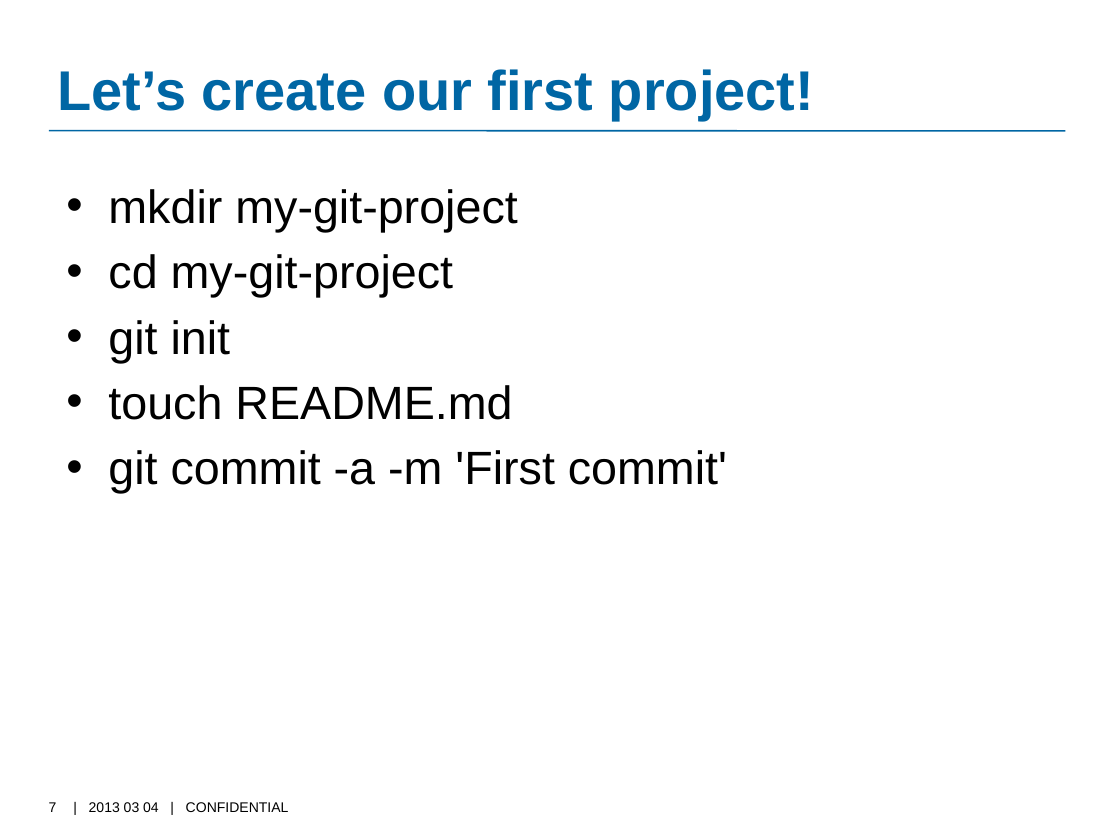
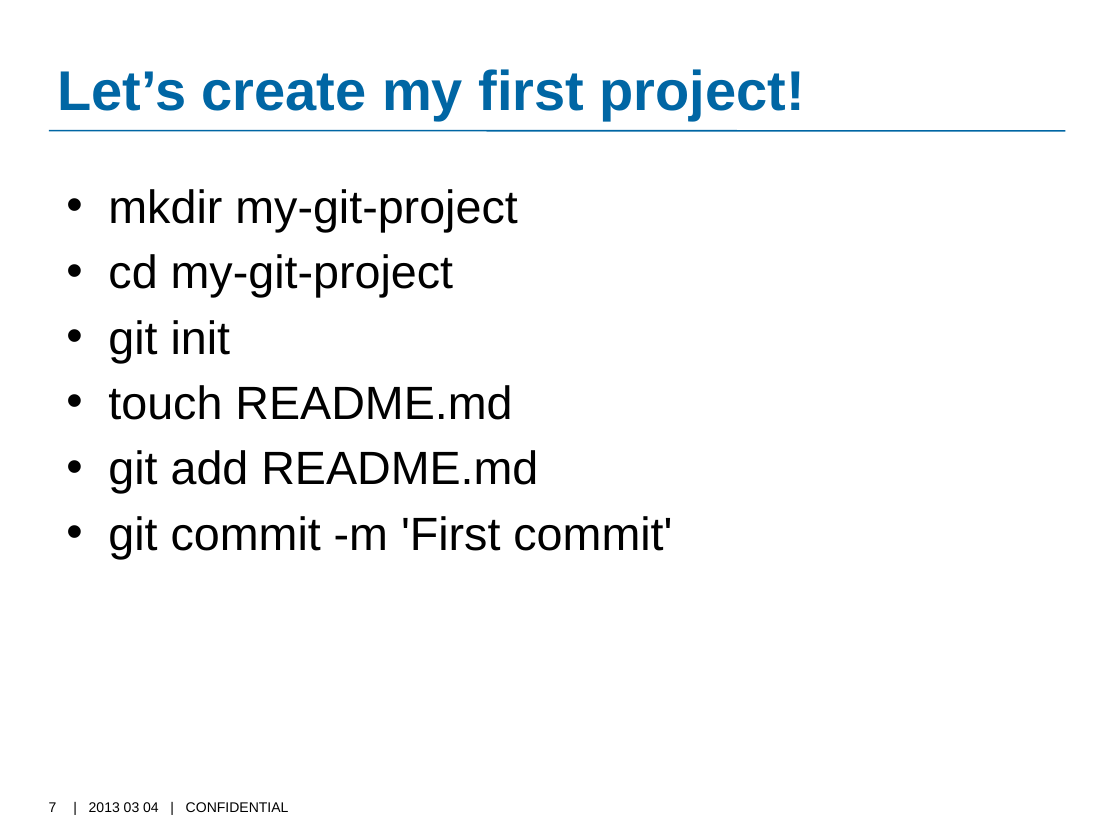
Before and after one commit to jlalande/git-presentation, a slide deck: slide 7 of Midi-Techno - Git.pptx. Drawn at 1120x840 pixels with LibreOffice and Linux fonts; fonts in the diff are those of the drawing; background and template pictures are left out. Boxes give left, top, right and bottom in pixels: in the first picture for what was removed or moved away, otherwise in the second. Text is boxed around its words. In the diff, an @@ line names an element or a change of style, - is before the commit and + after.

```diff
--- a/Midi-Techno - Git.pptx
+++ b/Midi-Techno - Git.pptx
@@ title at [58, 69, 805, 120]: text changed @@
-Let’s create our first project!
+Let’s create my first project!
@@ text at [108, 450, 672, 559]: text changed @@
-• git commit -a -m 'First commit'
+• git add README.md
+• git commit -m 'First commit'
```
Also in this commit, not shown: 2 other slides changed, 1 slide added.
